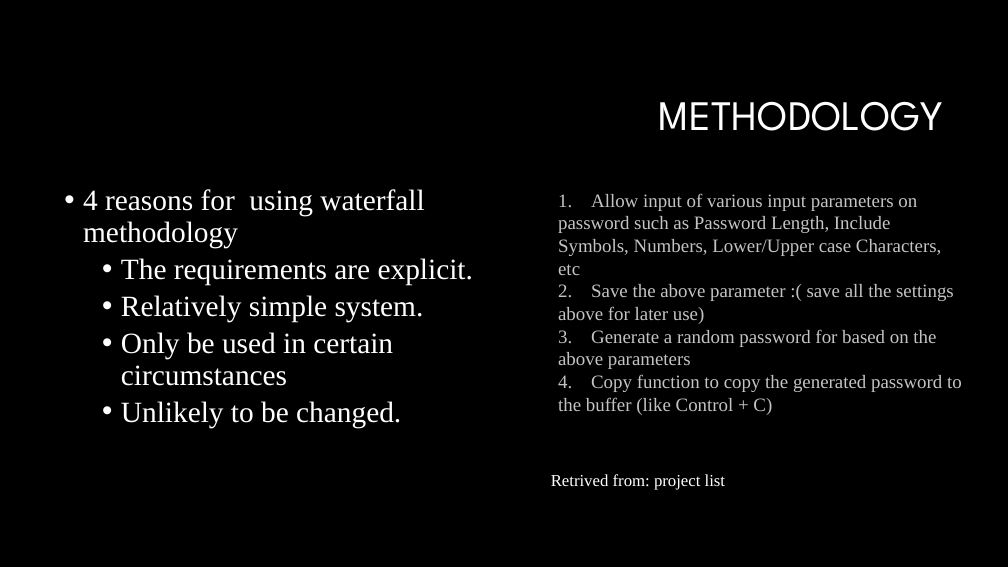
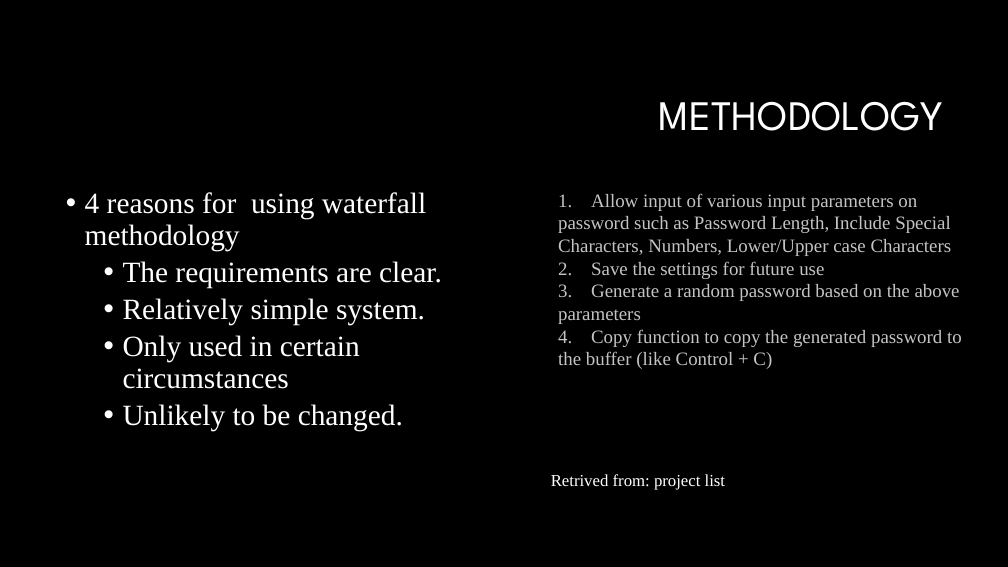
Before and after one commit to Steven-lei/Password-Generator, a slide deck: slide 10 of document/Presentation Password Generator.pptx (slide 9 before the commit). Drawn at 1008x567 pixels with LibreOffice and Linux fonts; fonts in the diff are those of the drawing; background and template pictures are left out. Boxes give left, top, right and bottom in pixels: in the first picture for what was removed or moved away, otherwise in the second. Text is boxed around its words. In the diff, an @@ line names an element or a change of style, - is before the commit and + after.

```diff
--- a/document/Presentation Password Generator.pptx
+++ b/document/Presentation Password Generator.pptx
@@ text at (x1=558, y1=193, x2=960, y2=324): text changed @@
-1. Allow input of various input parameters on password such as Password Length, Include Symbols, Numbers, Lower/Upper case Characters, etc
-2. Save the above parameter :( save all the settings above for later use)
-3. Generate a random password for based on the above parameters
+1. Allow input of various input parameters on password such as Password Length, Include Special Characters, Numbers, Lower/Upper case Characters
+2. Save the settings for future use
+3. Generate a random password based on the above parameters
@@ text at (x1=123, y1=261, x2=442, y2=288): text changed @@
-  • The requirements are explicit.
+  • The requirements are clear.
@@ text at (x1=123, y1=335, x2=360, y2=389): text changed @@
-  • Only be used in certain circumstances
+  • Only used in certain circumstances
```
Also in this commit, not shown: 7 other slides changed, 1 slide added, 1 other file.
